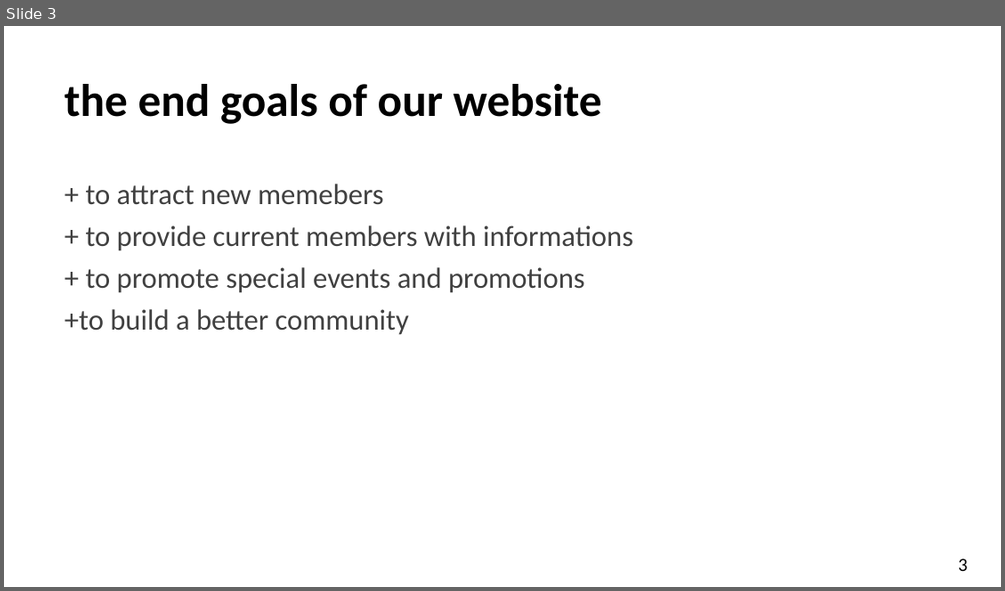
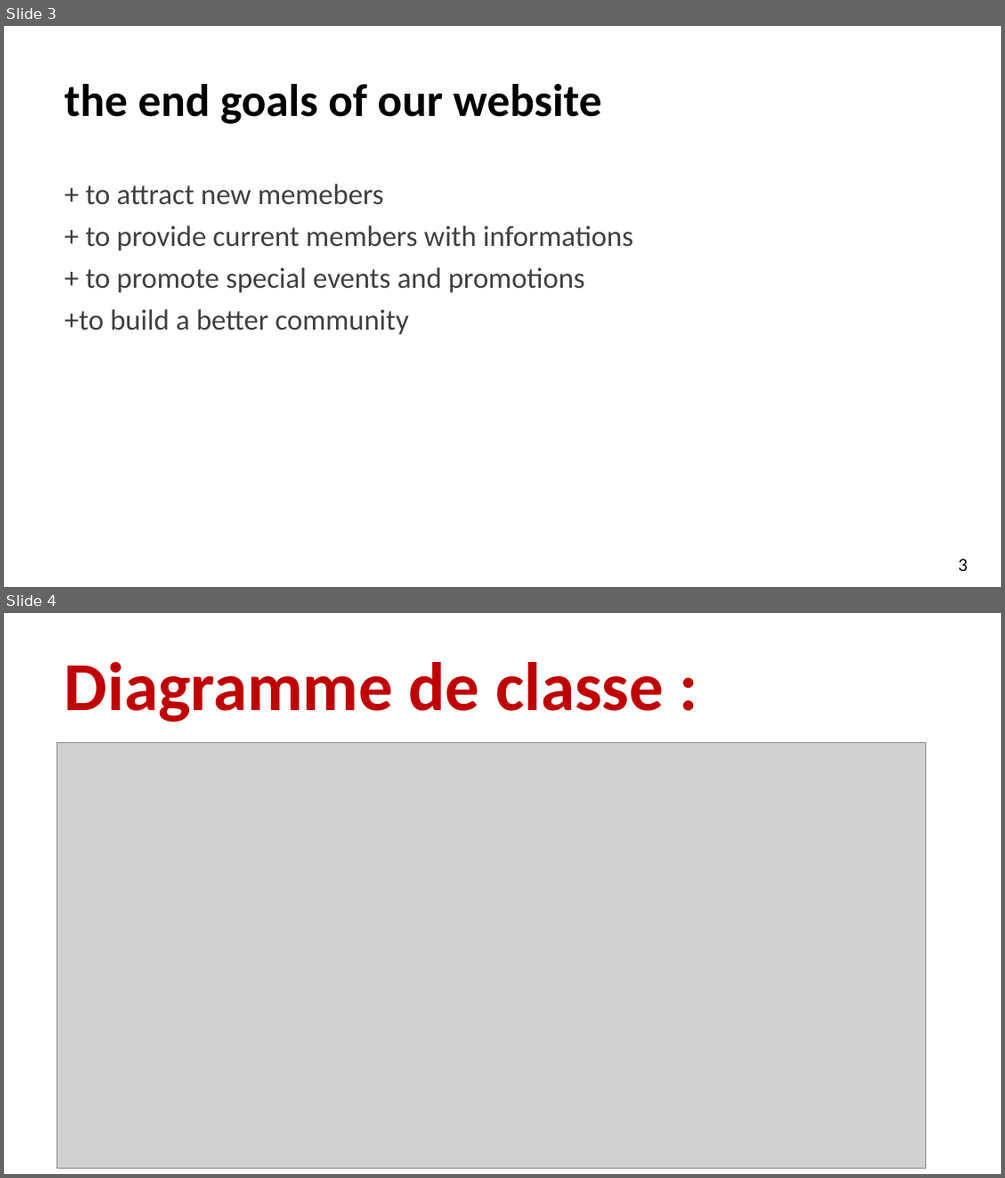
Before and after one commit to MohAziz123/azert, a slide deck: the gym.pptx. Shown one above the other, each under a label of ours: slide 3 before the commit, slides 3 and 4 after it. The pictures are 1005x591 and 1005x1178 pixels, drawn with LibreOffice and Linux fonts; fonts in the diff are those of the drawing; grey boxes stand for pictures. Boxes give left, top, right and bottom in pixels: in the first picture for what was removed or moved away, otherwise in the second. Text is boxed around its words. In the diff, an @@ line names an element or a change of style, - is before the commit and + after.

```diff
--- a/the gym.pptx
+++ b/the gym.pptx
@@ slide 4 added at [4, 613, 1001, 1174], background #FFFFFF @@
@@ title added at [65, 662, 663, 722], 66 pt, text #C00000, bold @@
+Diagramme de classe :
@@ picture added at [57, 742, 926, 1167] @@
```
Also in this commit, not shown: 2 other slides added.
